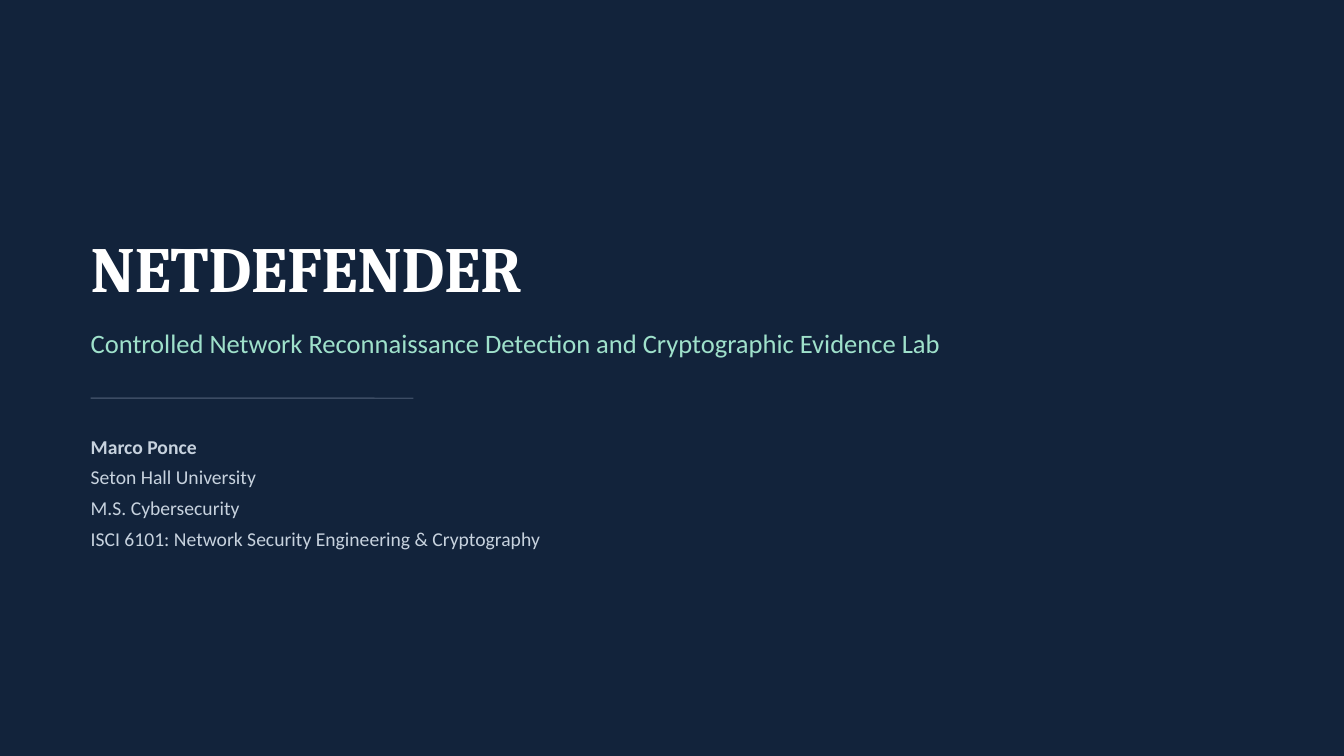
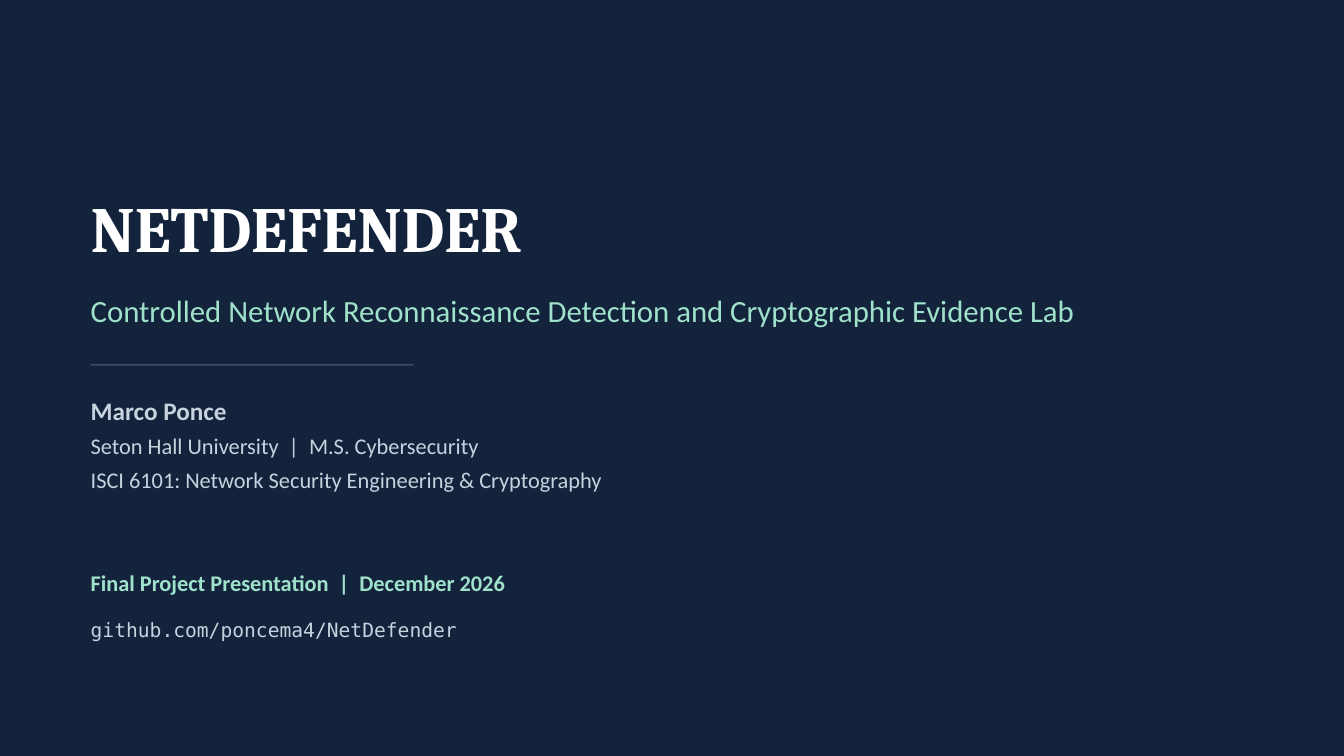
Before and after one commit to poncema4/NetDefender, a slide deck: slide 1 of docs/submission/NetDefender_Presentation.pptx. Drawn at 1344x756 pixels with LibreOffice and Linux fonts; fonts in the diff are those of the drawing. Boxes give left, top, right and bottom in pixels: in the first picture for what was removed or moved away, otherwise in the second. Text is boxed around its words. In the diff, an @@ line names an element or a change of style, - is before the commit and + after.

```diff
--- a/docs/submission/NetDefender_Presentation.pptx
+++ b/docs/submission/NetDefender_Presentation.pptx
@@ text "NETDEFENDER": place and size @@
-text "NETDEFENDER" at [91,248,522,292]
+text "NETDEFENDER" at [91,208,522,252]
@@ text "Controlled Network Reconnaissance Detection and ...": place and size @@
-text "Controlled Network Reconnaissance Detection and ..." at [91,334,940,358]
+text "Controlled Network Reconnaissance Detection and ..." at [91,300,1074,328]
@@ text "Controlled Network Reconnaissance Detection and ..." at [91,300,1074,328]: size 19 to 22 pt @@
@@ text "Marco Ponce": place and size @@
-text "Marco Ponce" at [91,441,539,550]
+text "Marco Ponce" at [91,403,601,492]
@@ text "Marco Ponce" at [91,403,601,492]: vertical alignment middle to top @@
@@ line moved from (91, 398) - (413, 398) to (91, 365) - (413, 365) @@
@@ text at [91,403,601,492]: size 14 to 18 pt in "Marco Ponce"; size 14 to 16 pt in "ISCI 6101: Network Security Engineering & Cryptography"; line spacing 1.3 to 1.25 @@
@@ text at [91,438,479,458]: text changed; size 14 to 16 pt @@
-Seton Hall University
-M.S. Cybersecurity
+Seton Hall University | M.S. Cybersecurity
@@ text added at [91,575,505,595], 16 pt, text #9FE1CB, bold @@
+Final Project Presentation | December 2026
@@ text added at [91,622,457,641], 14 pt, text #C7D2DE @@
+github.com/poncema4/NetDefender
```
Also in this commit, not shown: 9 slides added, 7 slides removed, 2 other files.
